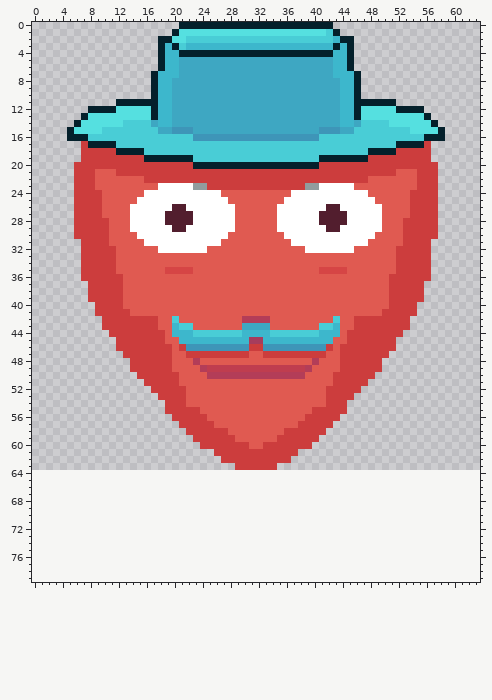
Edited in one commit: pixel-art file (target/classes/com/philipthedev/gamejam/paradox/model/ghostPlayer.aseprite). This is how it looked before the edit.
64x64 pixels, 1 frame. The old version is drawn lined up with the new one, on the new canvas.
And afterwards:
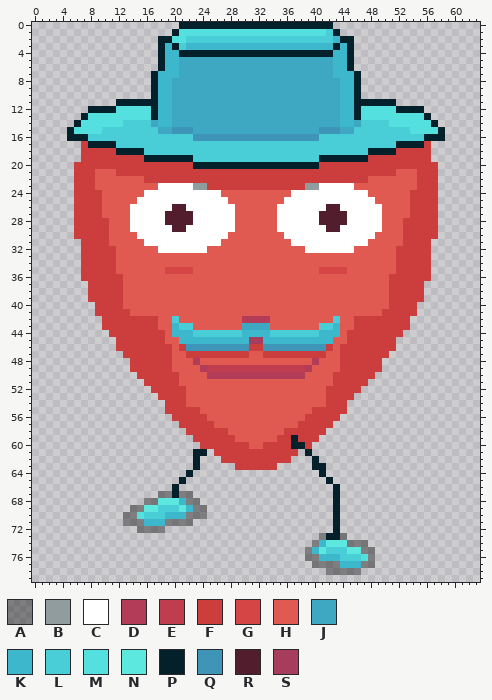
Palette (. is transparent): A #00000062  B #919c9e  C #ffffff  D #b33d58  E #bf3d4f  F #cc3d3d  G #d64545  H #e05a51  J #3ea7c2  K #3db7cc  L #49cdd6  M #55e0e0  N #5de8df  P #04202b  Q #3e95b8  R #521e2e  S #a63d5d
What changed:
canvas 64x64 -> 64x80
The author put colour A in row 67 at x 18 to 19 and 21 to 22; in row 68 at x 16 to 17 and 22 to 23; in row 69 at x 14 to 15 and 23 to 24; in row 70 at x 13 to 14 and 22 to 24; in row 71 at x 13 to 15 and 19 to 22; in row 72 at x 15 to 18.
The author put colour A in row 73 at x 41 and 44; in row 74 at x 40 and 45 to 47; in row 75 at x 39 and 47 to 48; in row 76 at x 39 to 40 and 48; in row 77 at x 40 to 43 and 47 to 48; in row 78 at x 42 to 46.
The author put colour K in row 68 at x 21; in row 69 at x 22; in row 70 at x 19 to 21; in row 71 at x 16 to 18; in row 74 at x 41; in row 75 at x 40.
The author put colour K in row 76 at x 41 to 43; in row 77 at x 44 to 46.
The author put colour L in row 69 at x 18 to 20; in row 70 at x 16 to 18; in row 75 at x 42 to 44; in row 76 at x 44 to 46.
The author put colour M in row 70 at x 15; in row 76 at x 47.
The author put colour N in row 68 at x 18 to 20; in row 69 at x 16 to 17 and 21; in row 74 at x 42 to 44; in row 75 at x 41 and 45 to 46.
The author put colour P in row 61 at x 23 to 24 and 39; in row 62 at x 23 and 40; in row 63 at x 23 and 40 to 41; in row 64 at x 22 and 41; in row 65 at x 21 and 42; in rows 66 to 67 at x 20 and 43.
The author put colour P in rows 68 to 72 at x 43; in row 73 at x 42 to 43.
Colour F becomes colour P in row 59 at x 37; in row 60 at x 37 to 38.
Changed places in both pictures, as pixel boxes (x1, y1, x2, y2):
changed: (291, 435, 375, 575)
added: (123, 449, 207, 533)
